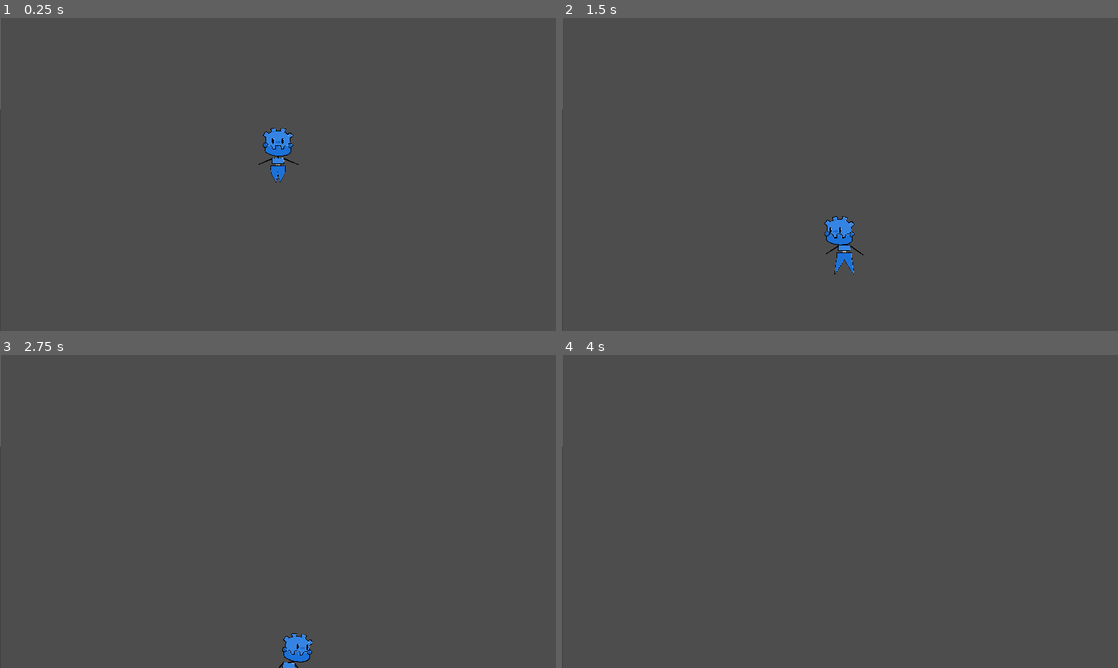
Above: before the commit, frames 1-4 (two rows, left to right).
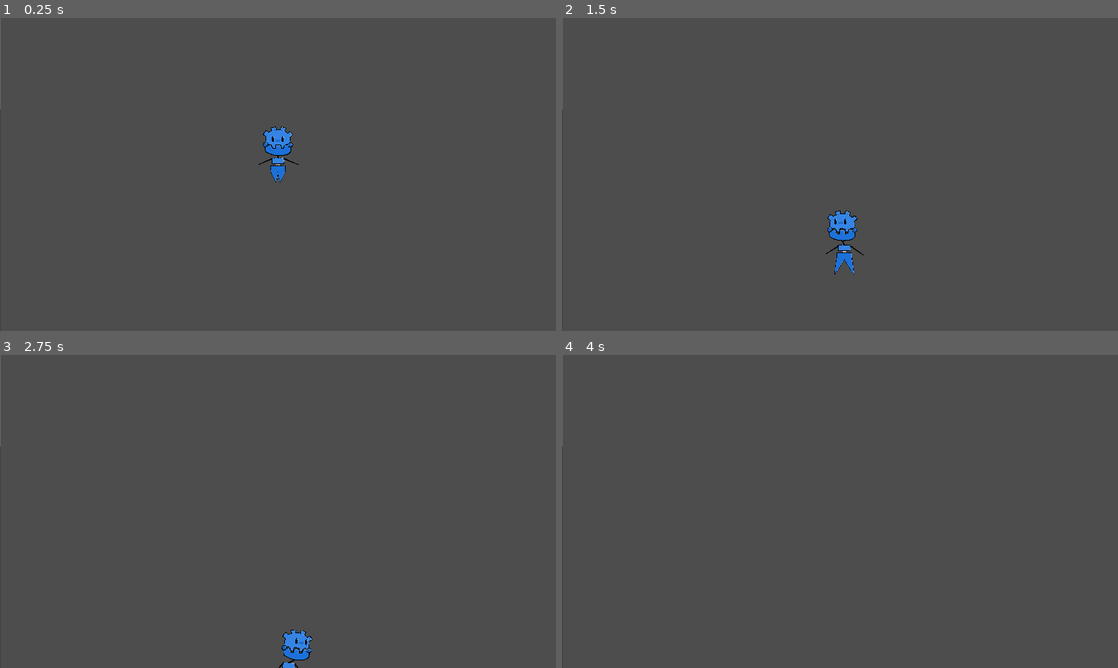
Above: after the commit, the same moments.

Repository: gamesforklaus/brainfluff
Game: Godot game, scene res://scene/entity/player.tscn
Two runs of this game, one before a commit and one after it. Both use one fixed random seed, a clock stepped at 60 frames per second and the inputs below. This scene is started directly instead of the project's main scene. Sound files missing from this copy of the repository are replaced by a short silence.
Inputs (mouse positions are in pixels of both pictures, inside the frame that each line leads up to):
- Up to frame 1 (0.25 s): no input
- Up to frame 2 (1.5 s): tap Enter at 0.5 s; move the mouse to (962, 158) at 0.52 s; hold D (move_right) 0.53-1.28 s; tap S (look_down) at 0.6 s; click (962, 158) at 0.67 s; tap Space (jump) at 0.77 s; move the mouse to (728, 190) at 1.27 s; hold A (move_left) from 1.28 s (still down); tap W (look_up) at 1.35 s
- Up to frame 3 (2.75 s): tap Space (jump) at 1.52 s; move the mouse to (333, 442) at 2.02 s; release A (move_left) at 2.03 s; hold D (move_right) from 2.03 s (still down); tap X at 2.1 s
- Up to frame 4 (4 s): move the mouse to (812, 574) at 2.77 s; tap Z at 2.85 s; click (812, 574) at 2.92 s; tap Space (jump) at 3.02, 3.77 s; move the mouse to (1006, 558) at 3.52 s; release D (move_right) at 3.53 s; hold A (move_left) from 3.53 s (still down); tap S (look_down) at 3.6 s

The runs differ from the first frame. In frame 1, 0.1% of the frame differs, in the area x 47-53%, y 34-45%; in frame 2, 0.4%, in the area x 47-54%, y 61-73%; in frame 3, 0.2%; in frame 4, nothing differs.

Commit message:
bobblehead physics

Diff:
--- a/scene/entity/player.tscn
+++ b/scene/entity/player.tscn
@@ -77,7 +77,7 @@
 radius = 19.0
 height = 84.0
 
-[node name="puppet" type="RigidBody2D" node_paths=PackedStringArray("PLAYER_CAM", "FOOT_RAYCAST_L", "FOOT_RAYCAST_R", "GYROSCOPE", "BODY", "FOOT_L", "FOOT_R", "HAND_L", "HAND_R", "T_BUFFER", "T_COYOTE")]
+[node name="puppet" type="RigidBody2D" node_paths=PackedStringArray("PLAYER_CAM", "FOOT_RAYCAST_L", "FOOT_RAYCAST_R", "GYROSCOPE", "BODY", "FOOT_L", "FOOT_R", "HAND_L", "HAND_R", "CURSOR", "T_BUFFER", "T_COYOTE")]
 mass = 4.5
 physics_material_override = SubResource("PhysicsMaterial_5310s")
 max_contacts_reported = 1
@@ -93,6 +93,7 @@
 FOOT_R = NodePath("sk_vector/ik_pointers/r_foot_pointer")
 HAND_L = NodePath("sk_vector/ik_pointers/l_arm_pointer")
 HAND_R = NodePath("sk_vector/ik_pointers/r_arm_pointer")
+CURSOR = NodePath("sk_vector/ik_pointers/cursor")
 T_BUFFER = NodePath("timers/buffer")
 T_COYOTE = NodePath("timers/coyote")
 
@@ -100,6 +101,15 @@
 
 [node name="skeleton" parent="sk_vector" index="0"]
 modification_stack = SubResource("SkeletonModificationStack2D_lyg35")
+
+[node name="jaw" parent="sk_vector/skeleton/waist/torso/neck" index="0" node_paths=PackedStringArray("PHYS_BODY")]
+PHYS_BODY = NodePath("../../../../../..")
+
+[node name="head" parent="sk_vector/skeleton/waist/torso/neck/jaw" index="1" node_paths=PackedStringArray("PHYS_BODY")]
+PHYS_BODY = NodePath("../../../../../../..")
+
+[node name="eyes" parent="sk_vector/skeleton/waist/torso/neck/jaw/head" index="1" node_paths=PackedStringArray("PHYS_BODY")]
+PHYS_BODY = NodePath("../../../../../../../..")
 
 [node name="CollisionShape2D" type="CollisionShape2D" parent="sk_vector/ik_pointers/l_arm_pointer" index="0"]
 shape = SubResource("CircleShape2D_bu43m")
--- a/script/bone/bone_bobble.gd
+++ b/script/bone/bone_bobble.gd
@@ -5,21 +5,27 @@
 # Overshoots and rotates towards a point
 
 @export var ENABLED          : bool      = true
-@export var DAMPENING        : float     = 0.2
-@export var TENSION          : float     = 0.3
+@export var PHYS_BODY        : PhysicsBody2D
+@export var DAMPENING        : float     = 0.15
+@export var TENSION          : float     = 0.2
 @export var MAXIMUM_DISTANCE : Vector2   = Vector2(8.0, -8.0)
 
 # Starting position
 @onready var start_pos : Vector2 = position
 var target_pos         : Vector2 = Vector2.ZERO
+var int_velocity       : Vector2 = Vector2.ZERO
 var strength           : Vector2 = Vector2.ZERO
 var speed              : Vector2 = Vector2.ZERO
 
 func _process(delta) -> void:
+	# Get the strength vector
+	strength = get_input_vector()
+
 	# Calculate current input strength
 	# and consequential displacement
-	strength = get_input_vector()
-	var displacement = ((start_pos + (MAXIMUM_DISTANCE * strength) - position)) #* delta
+	int_velocity     = lerp(int_velocity, interpret_velocity(delta), 0.2)
+	target_pos       = (start_pos + int_velocity + (MAXIMUM_DISTANCE * strength))
+	var displacement = (target_pos - position)
 	speed += (TENSION * displacement) - (DAMPENING * speed)
 
 	# Apply to position if enabled
@@ -29,6 +35,18 @@
 # FUNCTION
 #-------------------------------------------------------------------------------
 
+func interpret_velocity(delta : float) -> Vector2:
+	# Get the maximum movement speed and
+	# divide into current
+	var max_spd = PHYS_BODY.GROUND_SPEED * delta
+	var current_spd = PHYS_BODY.linear_velocity
+	var interpret = current_spd / max_spd * -2
+
+	return Vector2(
+		clampf(interpret.x, -4, 4),
+		clampf(interpret.y, -4, 4)
+	)
+
 func get_input_vector() -> Vector2:
 	return Input.get_vector(
 		"move_left",
--- a/script/player.gd
+++ b/script/player.gd
@@ -36,6 +36,7 @@
 @export var FOOT_R        : Marker2D
 @export var HAND_L        : Marker2D
 @export var HAND_R        : Marker2D
+@export var CURSOR        : Marker2D
 @export_subgroup("Timers")
 @export var T_BUFFER      : Timer
 @export var T_COYOTE      : Timer
